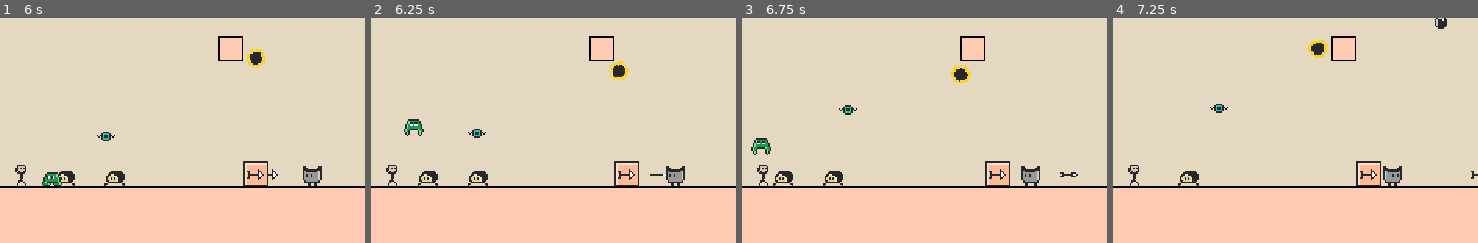
Above: before the commit, frames 1-4 (left to right).
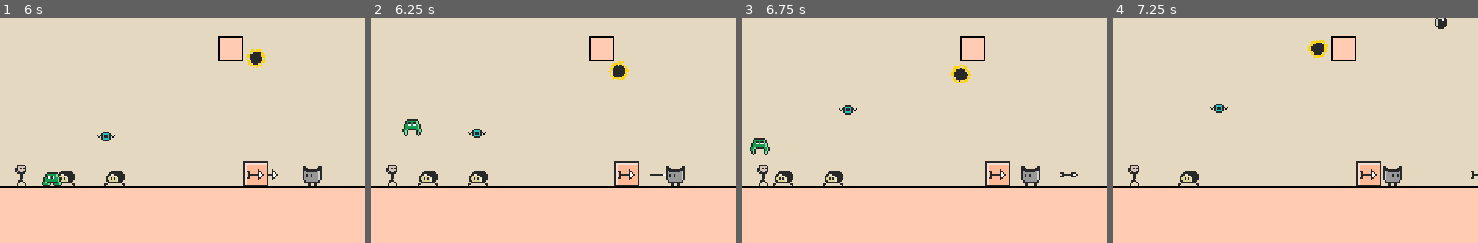
Above: after the commit, the same moments.

Repository: yannicka/ninja
Game: Godot game, scene res://src/Game.tscn
Same seed, same stepped clock (60 frames per second), same inputs: the game is played once before the commit and once after it.
Inputs (mouse positions are % of the whole screen's width and height, from its top left):
- Up to frame 1 (6 s): move the mouse to (69, 45) at 0.52 s; hold Right (ui_right) 0.53-2.03 s; click (69, 45) at 0.67 s; tap Up (ui_up) at 0.77, 1.52, 3.02, 3.77, 4.52 s; move the mouse to (23, 55) at 1.27 s; move the mouse to (56, 28) at 2.02 s; hold Left (ui_left) 2.03-2.78 s; move the mouse to (40, 70) at 2.77 s; hold Right (ui_right) 2.78-4.28 s; click (40, 70) at 2.92 s; move the mouse to (78, 65) at 3.52 s; move the mouse to (12, 35) at 4.27 s; hold Left (ui_left) 4.28-5.03 s; move the mouse to (51, 50) at 5.02 s; hold Right (ui_right) 5.03-5.78 s; click (51, 50) at 5.17 s; move the mouse to (29, 25) at 5.77 s; hold Left (ui_left) from 5.78 s (still down)
- Up to frame 2 (6.25 s): keep holding Left (ui_left); tap Up (ui_up) at 6.02 s
- Up to frame 3 (6.75 s): keep holding Left (ui_left); move the mouse to (69, 45) at 6.52 s
- Up to frame 4 (7.25 s): keep holding Left (ui_left); tap Up (ui_up) at 6.77 s
The pictures show only the part of the screen within x 12-62%, y 29-79%; the shares and areas given below are measured in that part.

Frame 1 is identical in both runs. In frame 2, 0.2% of the frame differs, in the area x 8-15%, y 44-53%; in frame 3, 0.2%, in the area x 2-8%, y 53-61%; in frame 4, nothing differs.

Commit message:
La grenouille regarde du bon côté

Diff:
--- a/src/Enemies/Frog.gd
+++ b/src/Enemies/Frog.gd
@@ -5,6 +5,8 @@
 const MAX_GRAVITY = 200
 
 @onready var player = get_parent().get_node("Player")
+
+var direction = Vector2.RIGHT
 
 func _ready() -> void:
 	var timer = Timer.new()
@@ -29,10 +31,16 @@
 		queue_free()
 
 func on_timer_timeout() -> void:
+	var direction_before = Vector2(direction)
+
 	if player.global_position.x < global_position.x:
-		scale.x = -1
+		direction = Vector2.LEFT
 		velocity = Vector2(-30, -200)
 	else:
+		direction = Vector2.RIGHT
 		velocity = Vector2(30, -200)
 
+	if direction != direction_before:
+		scale.x = -1
+
 	$AnimatedSprite2d.play("jump")
